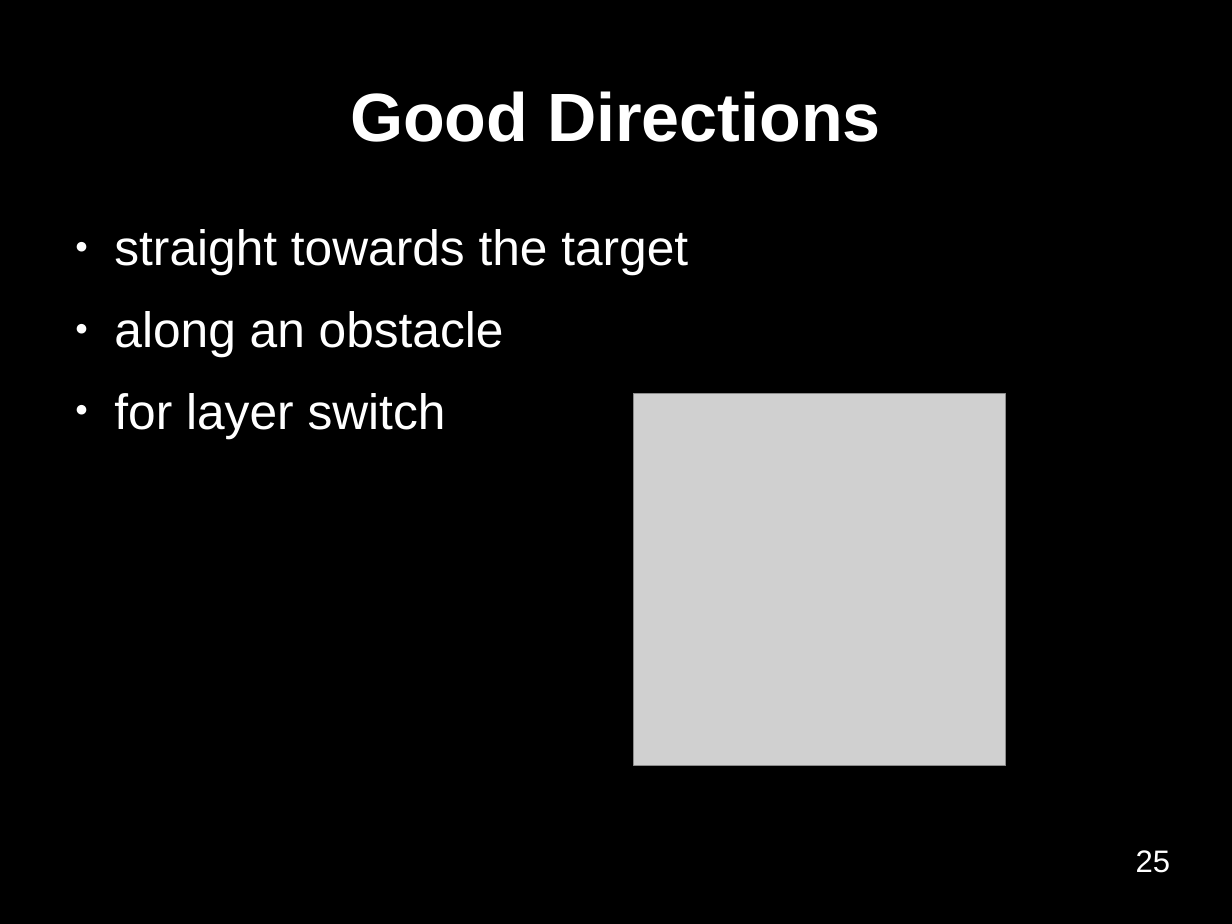
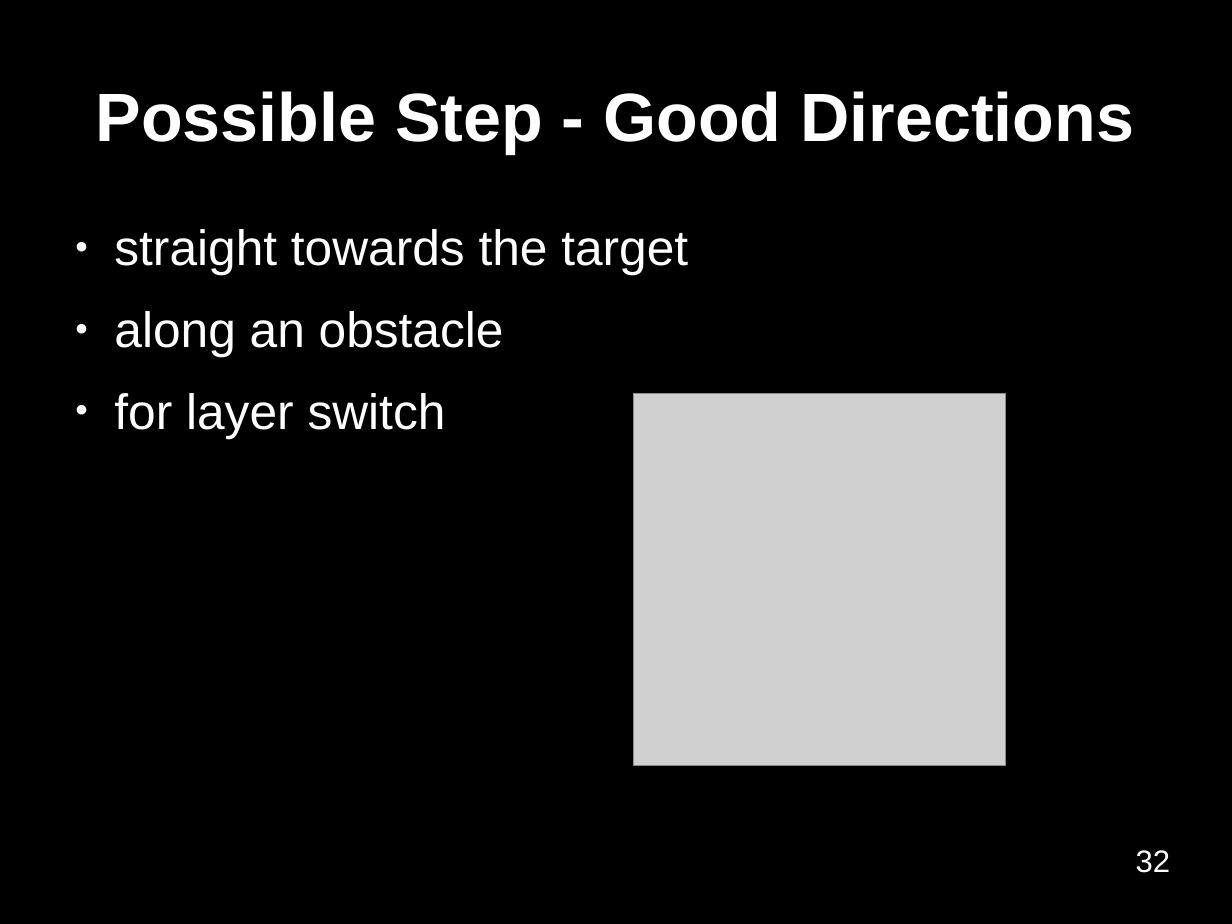
Before and after one commit to benediktibk/bachelorthesis, a slide deck: slide 32 of presentation.odp (slide 25 before the commit). Drawn at 1232x924 pixels with LibreOffice and Linux fonts; fonts in the diff are those of the drawing; grey boxes stand for pictures; background and template pictures are left out. Boxes give left, top, right and bottom in pixels: in the first picture for what was removed or moved away, otherwise in the second. Text is boxed around its words. In the diff, an @@ line names an element or a change of style, - is before the commit and + after.

```diff
--- a/presentation.odp
+++ b/presentation.odp
@@ title at <box>96,91,1134,153</box>: text changed @@
-Good Directions
+Possible Step - Good Directions
@@ page number at <box>1136,850,1171,873</box>: text changed @@
-25
+32
```
Also in this commit, not shown: 8 other slides changed, 10 slides added, 2 slides removed.
